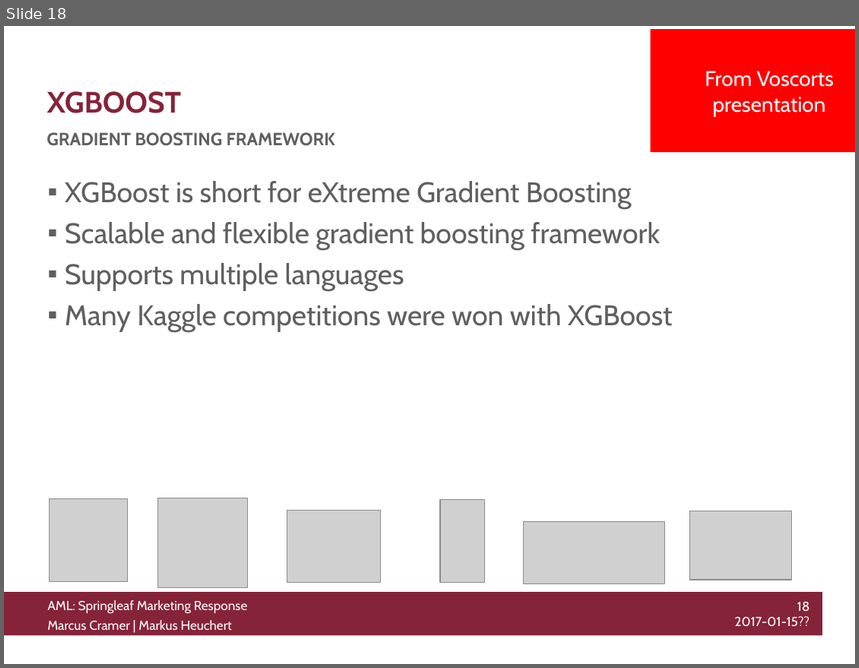
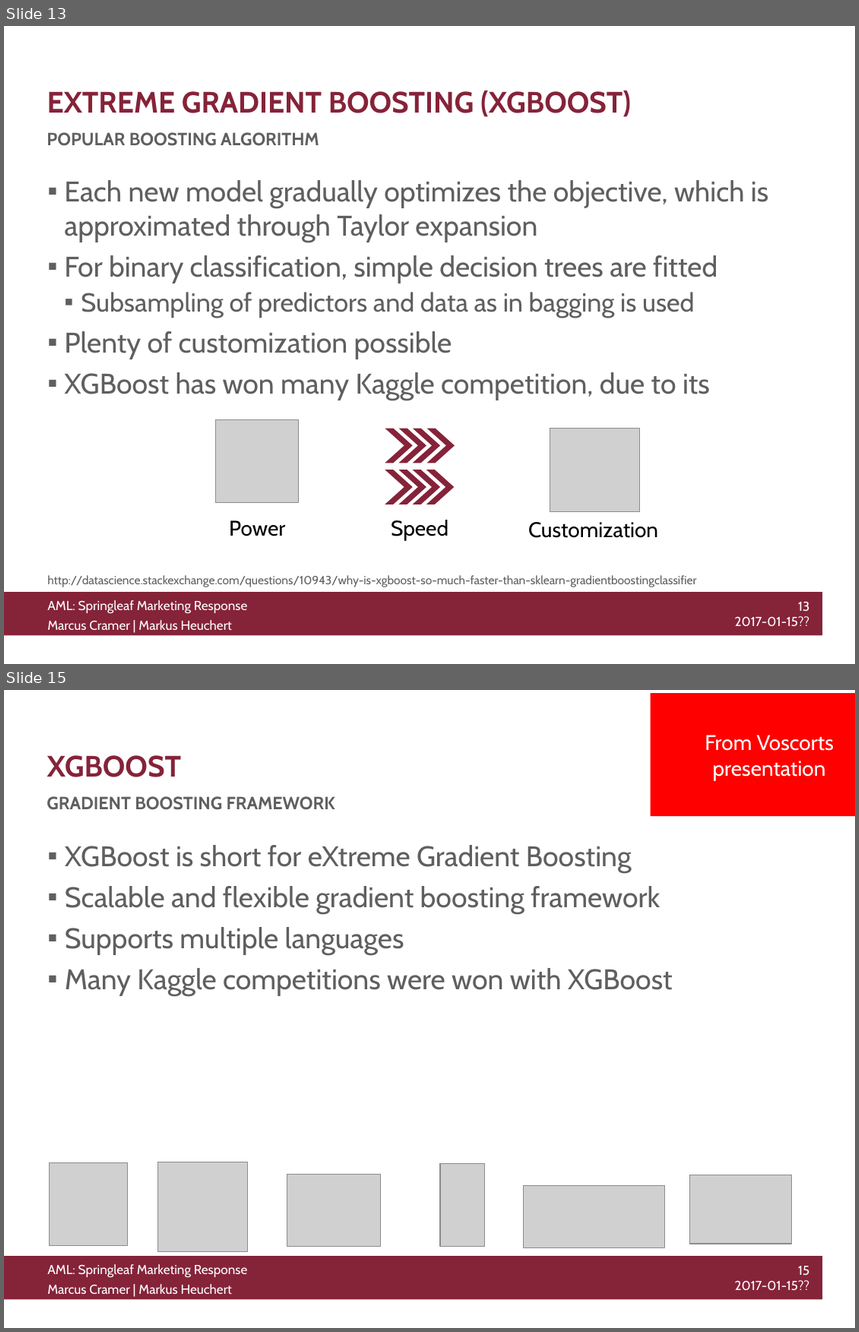
Before and after one commit to knusperman/AML_Springleaf, a slide deck: Presentation/presentation_outline.pptx. Shown one above the other, each under a label of ours: slide 18 before the commit, slides 13 and 15 after it; the slides between them are not shown. The pictures are 859x668 and 859x1332 pixels, drawn with LibreOffice and Linux fonts; fonts in the diff are those of the drawing; grey boxes stand for pictures; background and template pictures are left out. Boxes give left, top, right and bottom in pixels: in the first picture for what was removed or moved away, otherwise in the second. Text is boxed around its words. In the diff, an @@ line names an element or a change of style, - is before the commit and + after.

```diff
--- a/Presentation/presentation_outline.pptx
+++ b/Presentation/presentation_outline.pptx
@@ slide 13 added at bbox=[4, 26, 855, 664], background #FFFFFF; not listed: 3 template elements that a slide beside it also shows @@
@@ title added at bbox=[47, 91, 631, 117], 25 pt, text #852339, bold @@
+EXTREME GRADIENT BOOSTING (XGBOOST)
@@ text added at bbox=[47, 132, 319, 146], 15 pt, text #5F5F5F, bold @@
+POPULAR BOOSTING ALGORITHM
@@ text added at bbox=[64, 180, 769, 400], 24 pt, text #5F5F5F @@
+▪ Each new model gradually optimizes the objective, which is approximated through Taylor expansion
+▪ For binary classification, simple decision trees are fitted
+  ▪ Subsampling of predictors and data as in bagging is used
+▪ Plenty of customization possible
+▪ XGBoost has won many Kaggle competition, due to its
@@ picture added at bbox=[216, 420, 300, 503] @@
@@ picture added at bbox=[550, 429, 640, 512] @@
@@ text added at bbox=[229, 521, 285, 537], 18 pt, text #000000 @@
+Power
@@ group added at bbox=[386, 429, 454, 541]: 8 chevrons, 1 text @@
+Speed
@@ text added at bbox=[528, 522, 658, 538], 18 pt, text #000000 @@
+Customization
@@ text added at bbox=[47, 575, 696, 588], 10 pt, text #5F5F5F @@
+http://datascience.stackexchange.com/questions/10943/why-is-xgboost-so-much-faster-than-sklearn-gradientboostingclassifier
@@ what was slide 18 is now slide 15 @@
@@ text at bbox=[735, 1266, 810, 1291]: text changed @@
-18
-2017-01-15??
+15
+2017-01-15??
```
Also in this commit, not shown: 3 slides changed, 7 other slides added, 11 slides removed, 1 other file.
